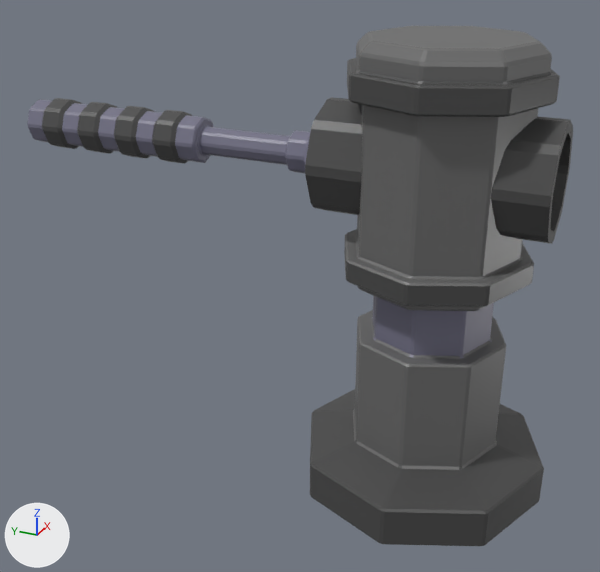
The Blender file Blend/turret.blend: old version first, new version second.
Camera for both pictures: a 50 mm camera at (-3.8, -0.97, 3.1) aimed at (0.0, 0.74, 1.2). The axes (+X, +Y, +Z) are drawn at lower left. The lights are the same throughout.

In view in the first picture: 'Body', 'Cannon'.
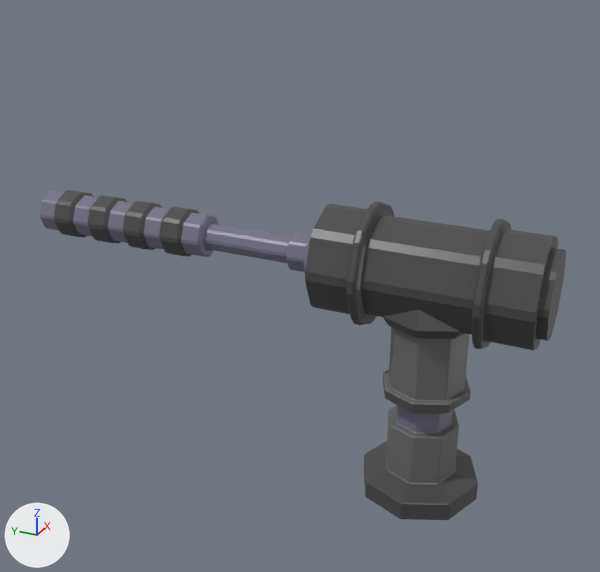
Boxes [x1, y1, x2, y2] around the edits, measured in the pictures (600 x 572 px):
'Body', reshaped, rescaled
    before: [310, 26, 560, 546]
    after: [364, 310, 478, 520]
'Cannon', reshaped, moved (9% taller)
    before: [27, 97, 573, 244]
    after: [40, 190, 566, 350]
part 1 of me_cylinder, built on
    before: [551, 133, 571, 232]
    after: [305, 201, 566, 350]
part 2 of me_cylinder_001, cut back
    before: [347, 26, 560, 115]
    after: [382, 310, 464, 338]

The change, as a list of edits to the scene's bpy script:
```text
Change me_cylinder:
    used by ob_cannon; location = (0.0, 0.0, 1.954)
    remove me_cylinder.from_pydata(...)  # 616 vertices, 610 faces; spans x -0.28..0.29, y -0.56..2.41, z -0.29..0.29
    add me_cylinder.from_pydata(...)  # 872 vertices, 866 faces; spans x -0.33..0.33, y -0.61..2.41, z -0.33..0.33
    me_cylinder part 1: 16 vertices moved from x -0.23..0.23, y -0.47, z -0.23..0.23 to x -0.23..0.23, y -0.61, z -0.23..0.23; 256 vertices added at x -0.33..0.33, y -0.33..0.36, z -0.33..0.33
Change me_cylinder_001:
    used by ob_body; location = (0.0, 0.0, 0.0)
    remove me_cylinder_001.from_pydata(...)  # 640 vertices, 640 faces; spans x -0.66..0.66, y -0.66..0.66, z 0.19..2.57
    add me_cylinder_001.from_pydata(...)  # 568 vertices, 560 faces; spans x -0.66..0.66, y -0.66..0.66, z 0.19..2.91
    me_cylinder_001 part 2
    88 vertices are removed from x -0.46..0.46, y -0.46..0.46, z 2.44..2.57
    97 faces are deleted
    32 vertices move from x -0.49..0.49, y -0.49..0.49, z 2.43..2.44 to x -0.55..0.55, y -0.55..0.55, z 2.43..2.74
    16 vertices are added at x -0.18..0.18, y -0.18..0.18, z 2.91
    17 new faces join them, mat_metal_001 (dark grey #494949)
Change ob_cannon:
    ob_cannon.location: (0.0, 0.0, 1.954) -> (0.0, 0.0, 1.403)
Change ob_body:
    ob_body.scale: (1.0, 1.0, 1.0) -> (0.5, 0.5, 0.5)
```
